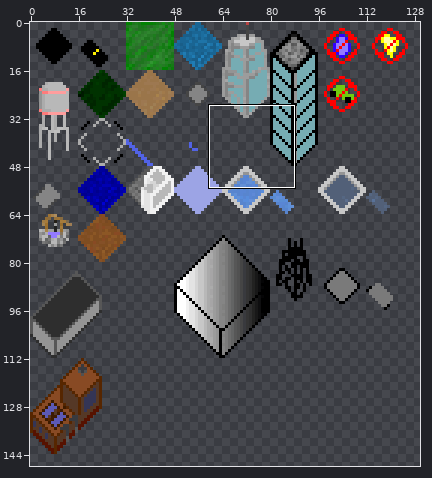
Two states of a sprite sheet, textures.png. Above: a wide view before the commit, with the close-up outlined.
Close-up. Old version:
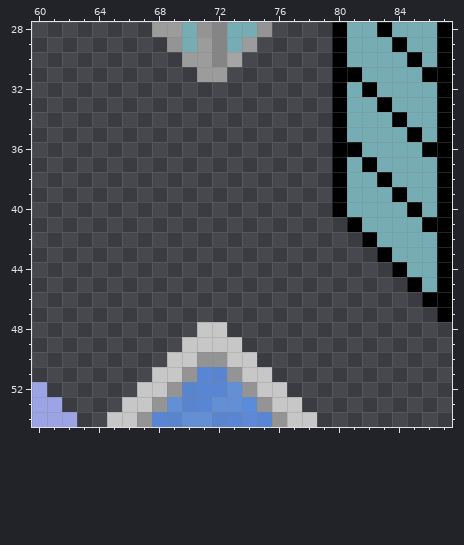
The file is 256x256 pixels. Pixels under 10% opacity are left out. Colours within 5 levels of each other are drawn and written as one. Shown: x 60..87, y 28..54. The wide view leaves out empty margins.
After the commit:
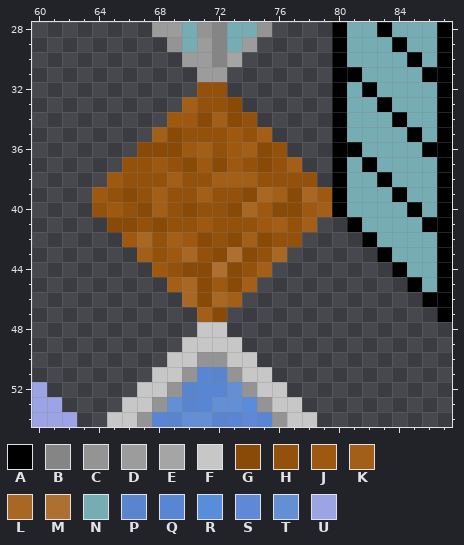
Palette (. is transparent): A #000000  B #858585  C #949494  D #9c9c9c  E #a6a5a6  F #c7c7c7  G #8a4a07  H #94510b  J #9e5810  K #a35e18  L #a96724  M #ad7030  N #76acb3  P #5885ce  Q #5986d4  R #588ddc  S #5f89d7  T #6390d5  U #9ca4e5
Changes in this commit:
y 32: x 71..72 .. -> HH
y 33: x 70..73 .... -> KHHG
y 34: x 69..74 ...... -> JJGKGH
y 35: x 68..75 ........ -> KGHHHJHK
y 36: x 67..76 .......... -> GGGJKHJKGH
y 37: x 66..77 ............ -> HHJHGJGJHGHK
y 38: x 65..78 .............. -> JHHHKHHKKKHHHH
y 39: x 64..79 ................ -> JHGHKHHKHHGLKGLJ
y 40: x 64..79 ................ -> HJHGKHGHHGLJGGJK
y 41: x 65..78 .............. -> GGHGHHJHHHJKHK
y 42: x 66..77 ............ -> JLHKJGHGKGHH
y 43: x 67..76 .......... -> KHJLHGMGHL
y 44: x 68..75 ........ -> JHGGMGHK
y 45: x 69..74 ...... -> KLGJGK
y 46: x 70..73 .... -> LGLK
y 47: x 71..72 .. -> KG
Changed places in both close-ups, as pixel boxes (x1, y1, x2, y2):
added: (92, 82, 332, 322)
